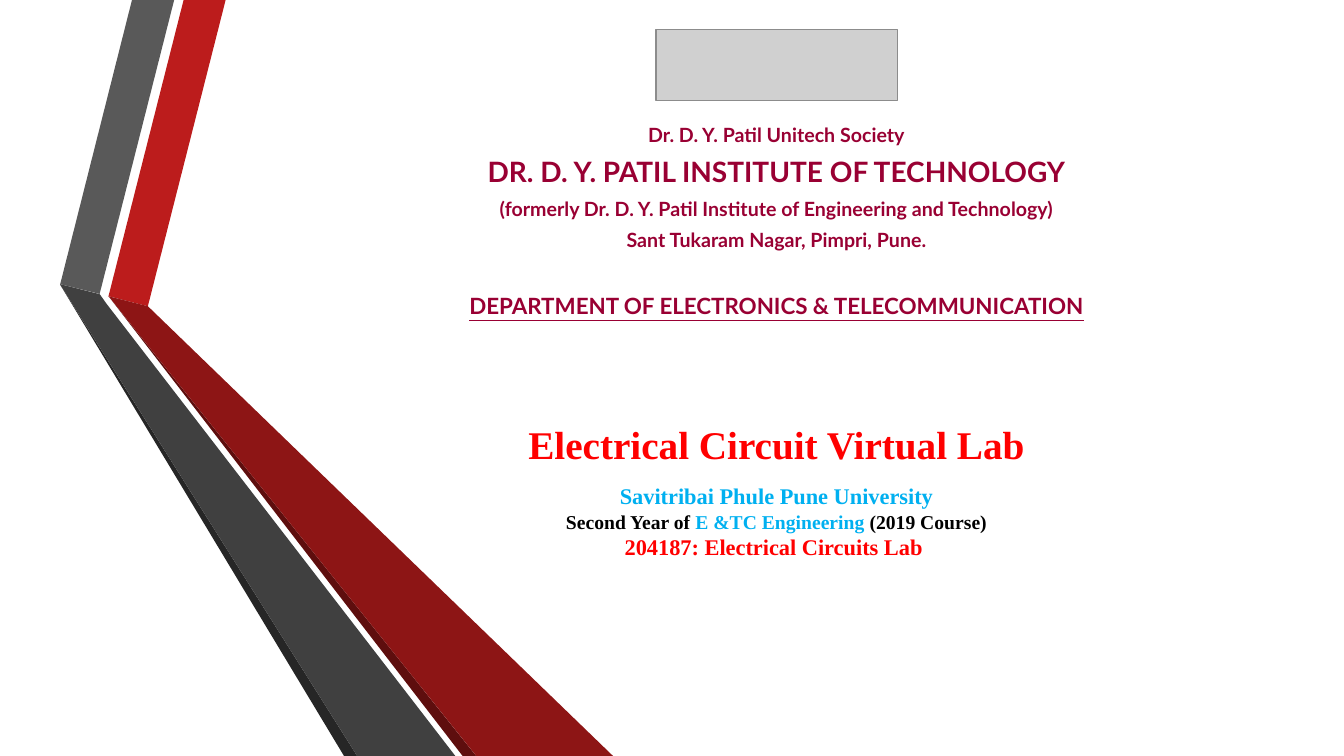
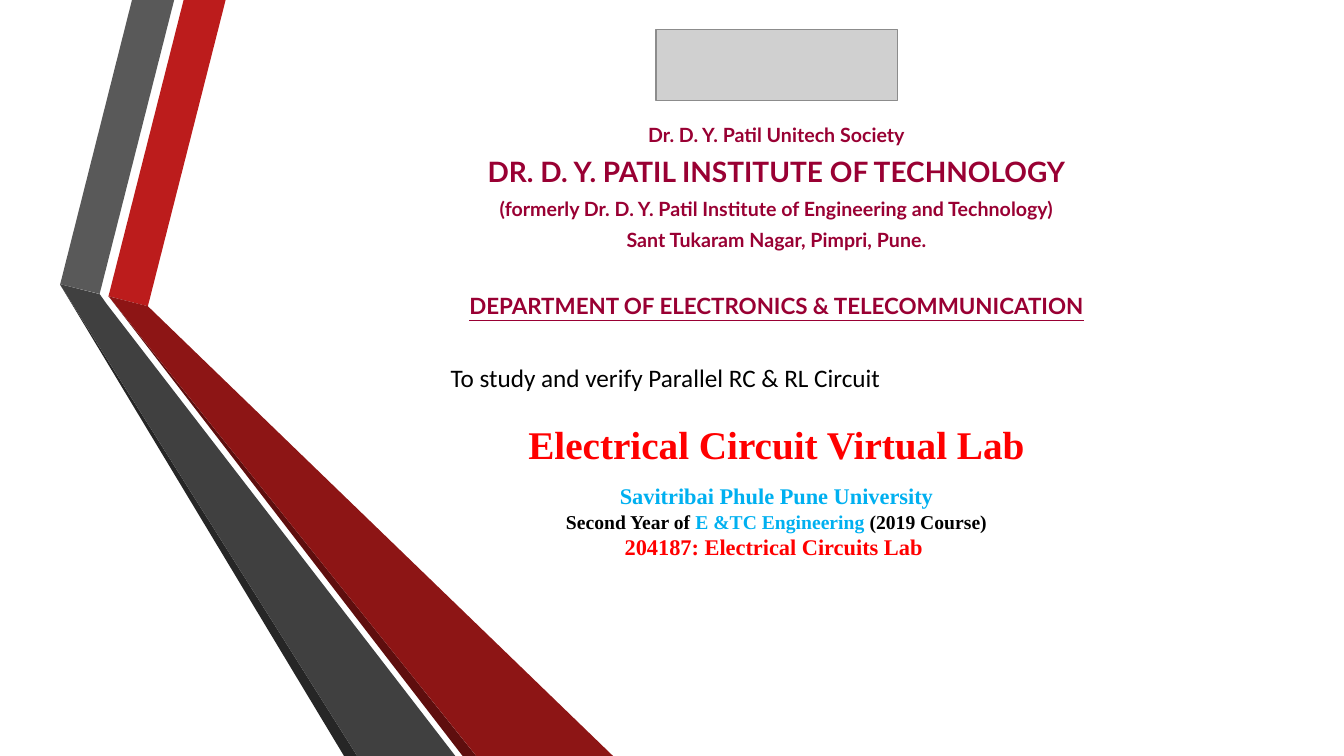
Before and after one commit to RahulAgrwal/Electrical-Virtual-lab, a slide deck: slide 1 of exp2/theoryimage/theory.pptx. Drawn at 1344x756 pixels with LibreOffice and Linux fonts; fonts in the diff are those of the drawing; grey boxes stand for pictures; background and template pictures are left out. Boxes give left, top, right and bottom in pixels: in the first picture for what was removed or moved away, otherwise in the second. Text is boxed around its words. In the diff, an @@ line names an element or a change of style, - is before the commit and + after.

```diff
--- a/exp2/theoryimage/theory.pptx
+++ b/exp2/theoryimage/theory.pptx
@@ text added at [451, 369, 880, 391], 18 pt, text #000000 @@
+To study and verify Parallel RC & RL Circuit
```
Also in this commit, not shown: 3 other slides changed, 3 slides added, 4 slides removed, 6 other files.
